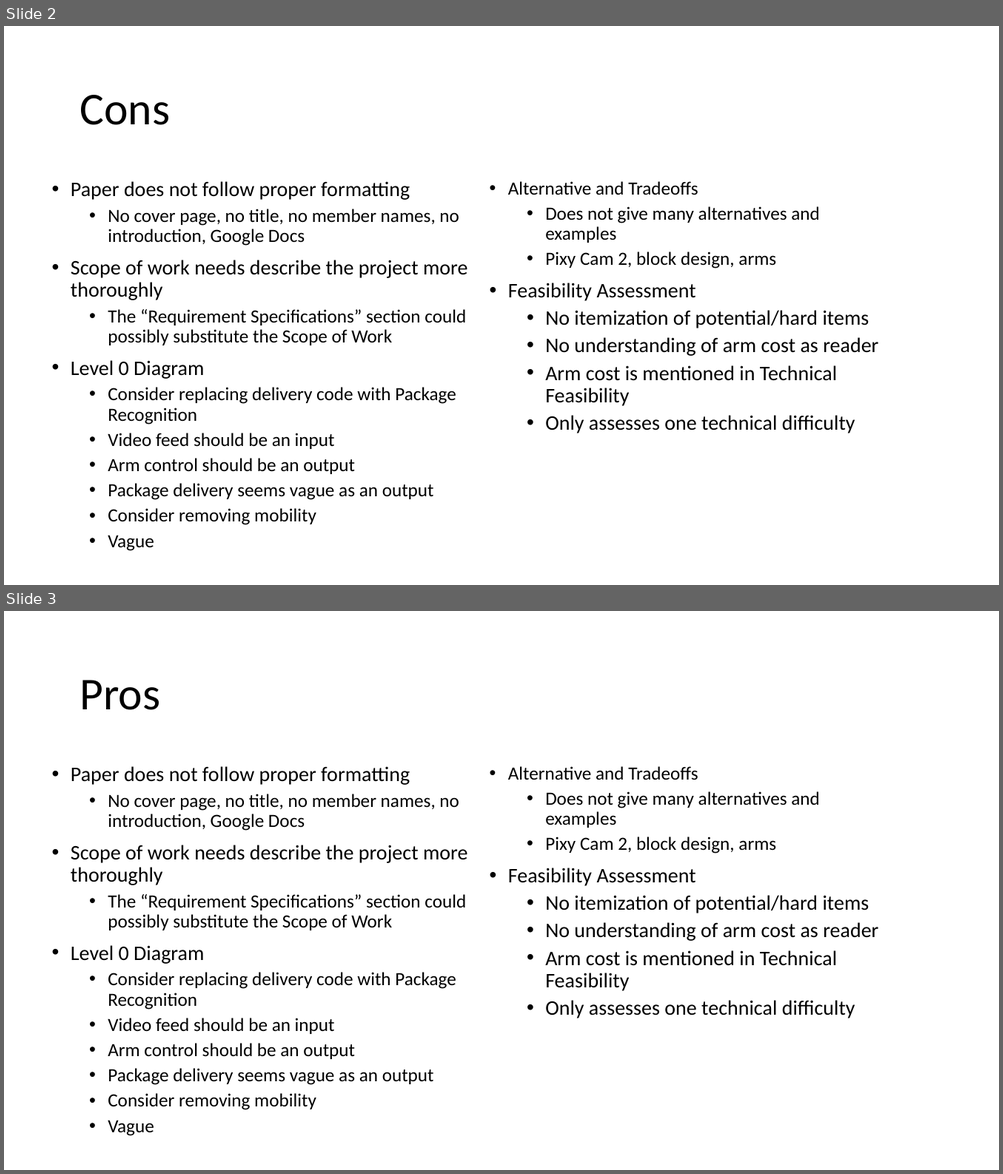
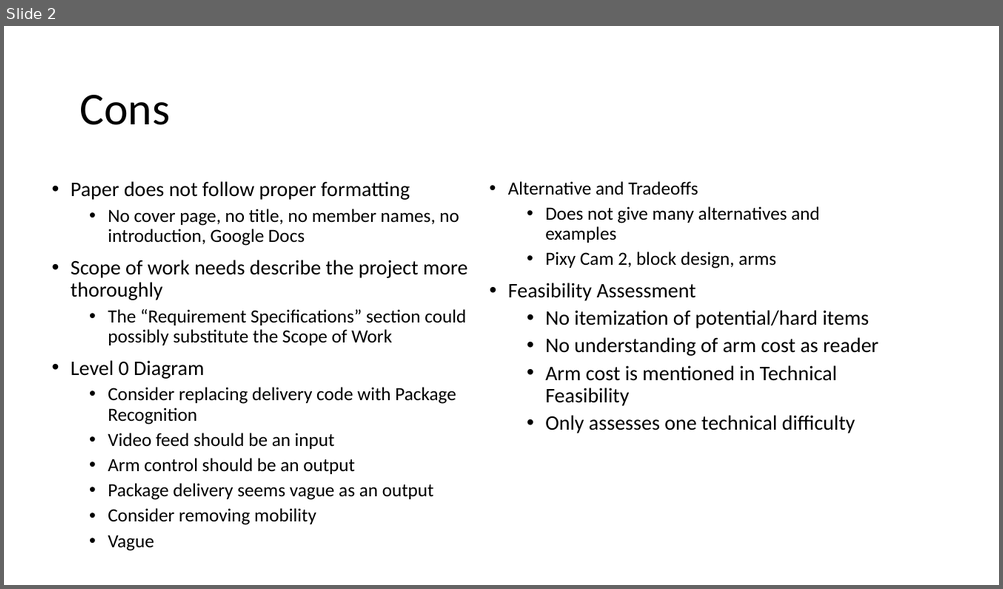
Before and after one commit to MrLordLeon/TNCMCU, a slide deck: Presentations/Assignment 1A Presentation.pptx. Shown one above the other, each under a label of ours: slides 2 and 3 before the commit, slide 2 after it. The pictures are 1003x1174 and 1003x589 pixels, drawn with LibreOffice and Linux fonts; fonts in the diff are those of the drawing. Boxes give left, top, right and bottom in pixels: in the first picture for what was removed or moved away, otherwise in the second. Text is boxed around its words. In the diff, an @@ line names an element or a change of style, - is before the commit and + after.

```diff
--- a/Presentations/Assignment 1A Presentation.pptx
+++ b/Presentations/Assignment 1A Presentation.pptx
@@ slide 3 removed at bbox=[4, 611, 999, 1170], background #FFFFFF @@
@@ title removed at bbox=[79, 680, 160, 710] @@
-Pros
@@ text removed at bbox=[71, 766, 467, 1136] @@
-• Paper does not follow proper formatting
-  • No cover page, no title, no member names, no introduction, Google Docs
-• Scope of work needs describe the project more thoroughly
-  • The “Requirement Specifications” section could possibly substitute the Scope of Work
-• Level 0 Diagram
-  • Consider replacing delivery code with Package Recognition
-  • Video feed should be an input
-  • Arm control should be an output
-  • Package delivery seems vague as an output
-  • Consider removing mobility
-  • Vague
@@ text removed at bbox=[508, 766, 878, 1019] @@
-• Alternative and Tradeoffs
-  • Does not give many alternatives and examples
-  • Pixy Cam 2, block design, arms
-• Feasibility Assessment
-  • No itemization of potential/hard items
-  • No understanding of arm cost as reader
-  • Arm cost is mentioned in Technical Feasibility
-  • Only assesses one technical difficulty
```
Also in this commit, not shown: 1 slide added.
